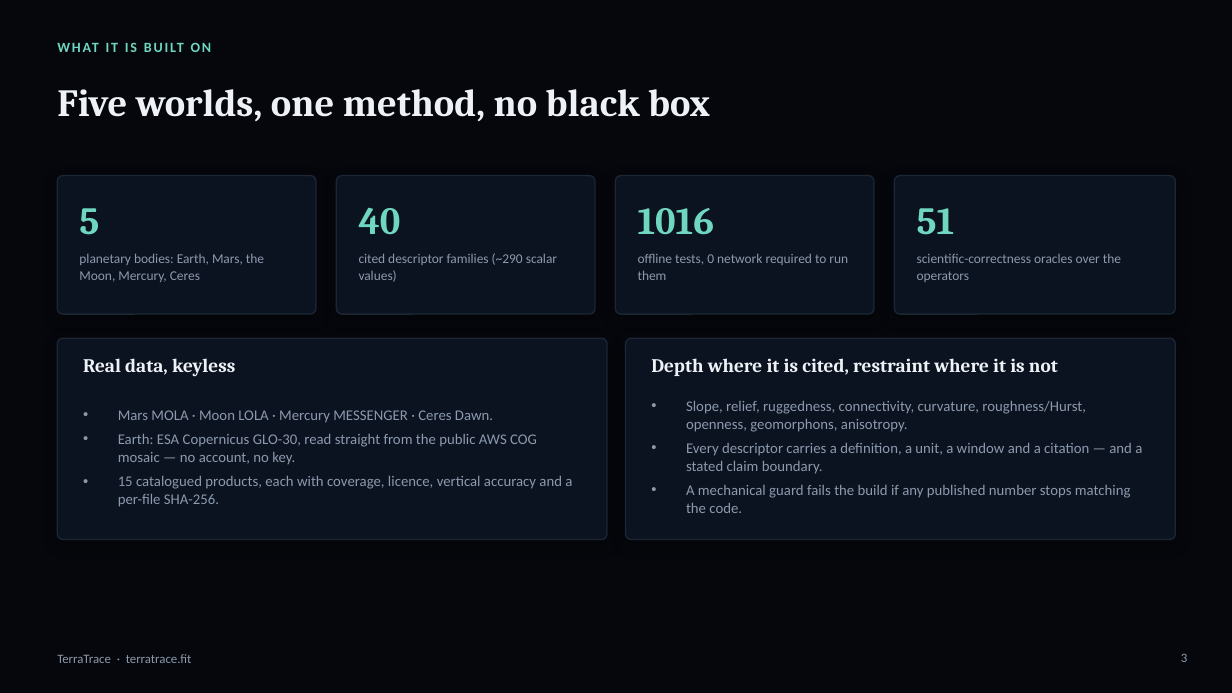
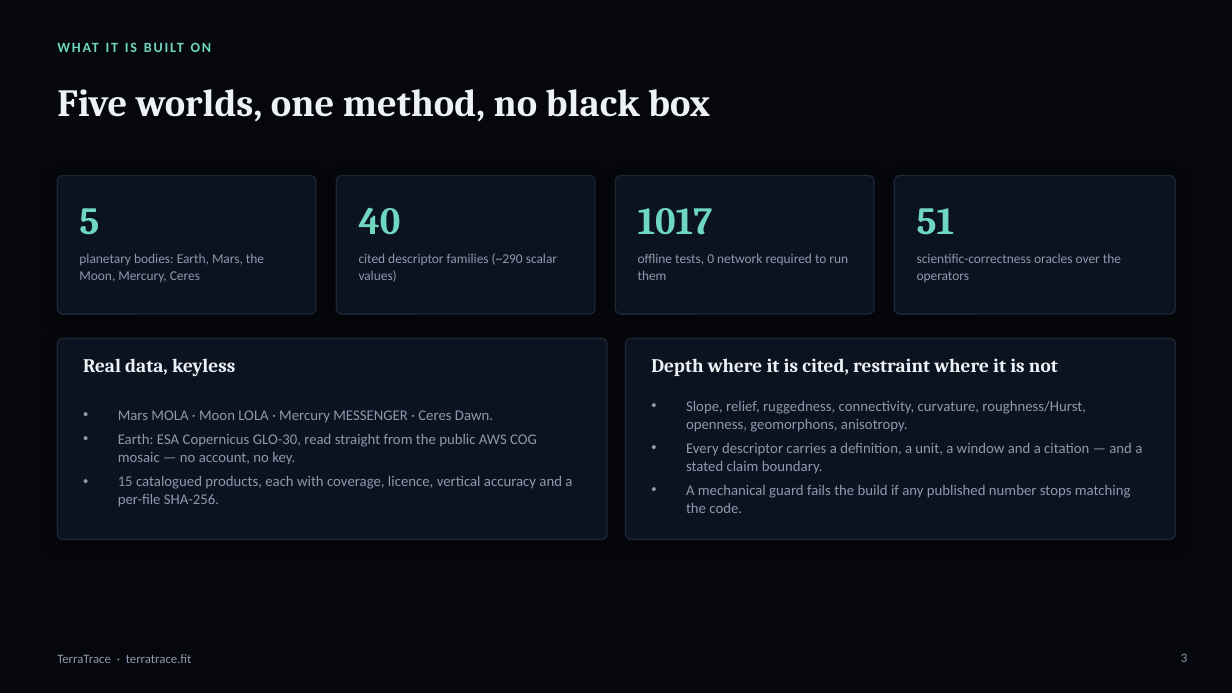
Before and after one commit to pal-123456789/terratrace, a slide deck: slide 3 of TerraTrace-submission.pptx. Drawn at 1232x693 pixels with LibreOffice and Linux fonts; fonts in the diff are those of the drawing. Boxes give left, top, right and bottom in pixels: in the first picture for what was removed or moved away, otherwise in the second. Text is boxed around its words. In the diff, an @@ line names an element or a change of style, - is before the commit and + after.

```diff
--- a/TerraTrace-submission.pptx
+++ b/TerraTrace-submission.pptx
@@ text at (638, 208, 713, 235): text changed @@
-1016
+1017
```
Also in this commit, not shown: 1 other slide changed, 18 other files.
